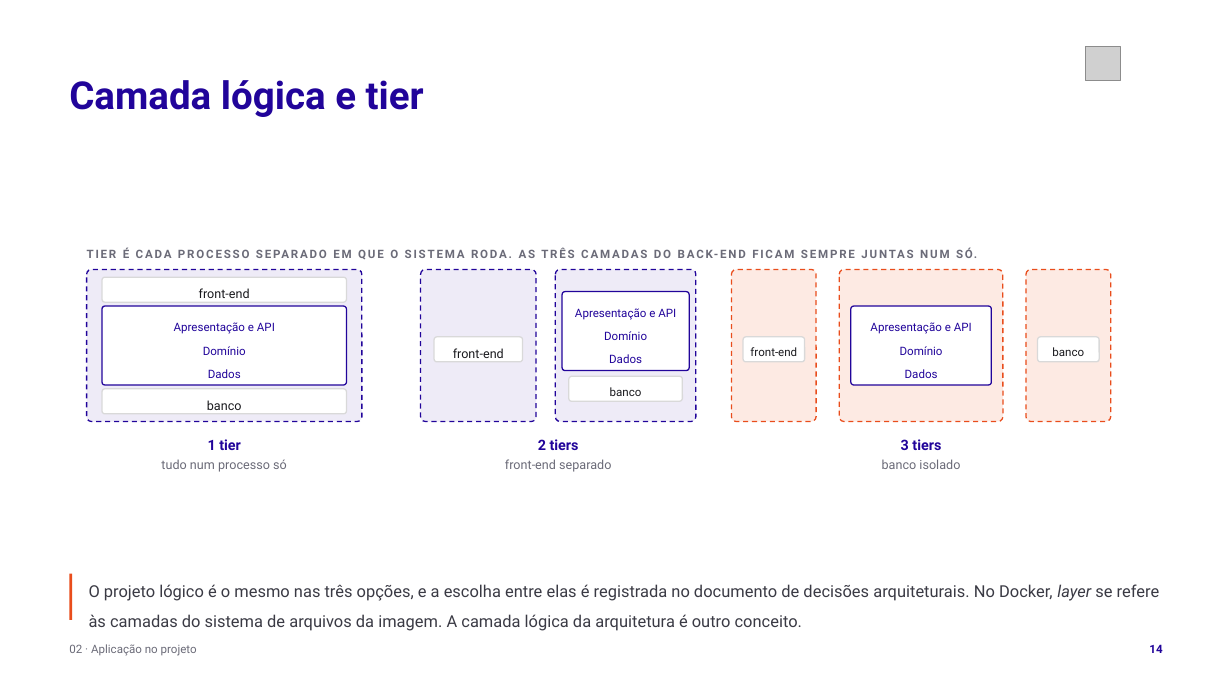
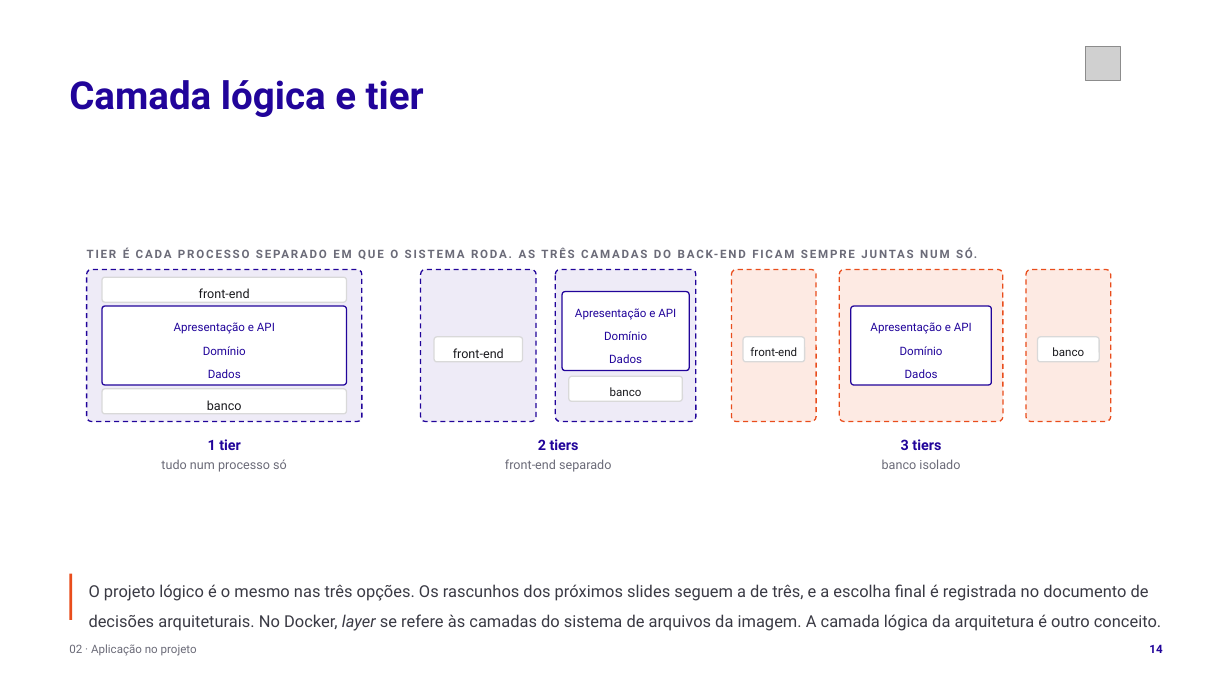
Before and after one commit to tcpassos/invite-app, a slide deck: slide 14 of trabalhos/T1-Docker-Invite-People.pptx. Drawn at 1232x693 pixels with LibreOffice and Linux fonts; fonts in the diff are those of the drawing; grey boxes stand for pictures. Boxes give left, top, right and bottom in pixels: in the first picture for what was removed or moved away, otherwise in the second. Text is boxed around its words. In the diff, an @@ line names an element or a change of style, - is before the commit and + after.

```diff
--- a/trabalhos/T1-Docker-Invite-People.pptx
+++ b/trabalhos/T1-Docker-Invite-People.pptx
@@ text at (89, 584, 1161, 631): text changed @@
-O projeto lógico é o mesmo nas três opções, e a escolha entre elas é registrada no documento de decisões arquiteturais. No Docker, layer se refere às camadas do sistema de arquivos da imagem. A camada lógica da arquitetura é outro conceito.
+O projeto lógico é o mesmo nas três opções. Os rascunhos dos próximos slides seguem a de três, e a escolha final é registrada no documento de decisões arquiteturais. No Docker, layer se refere às camadas do sistema de arquivos da imagem. A camada lógica da arquitetura é outro conceito.
```
Also in this commit, not shown: 4 other slides changed, 8 other files.
